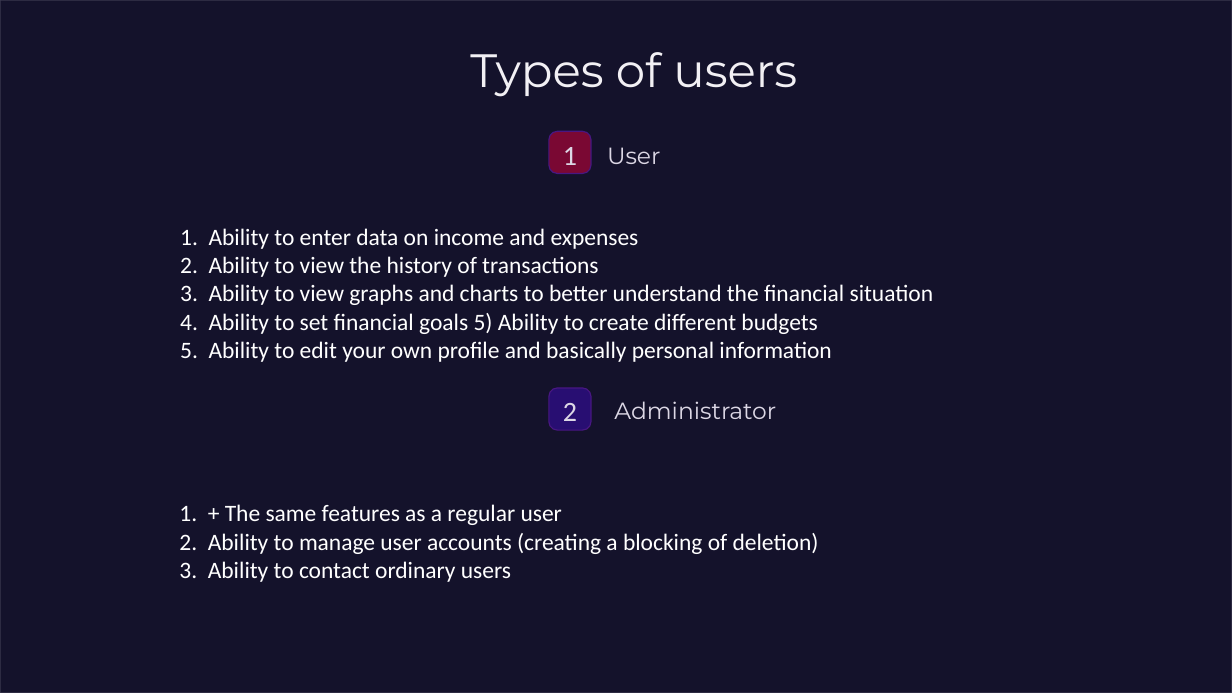
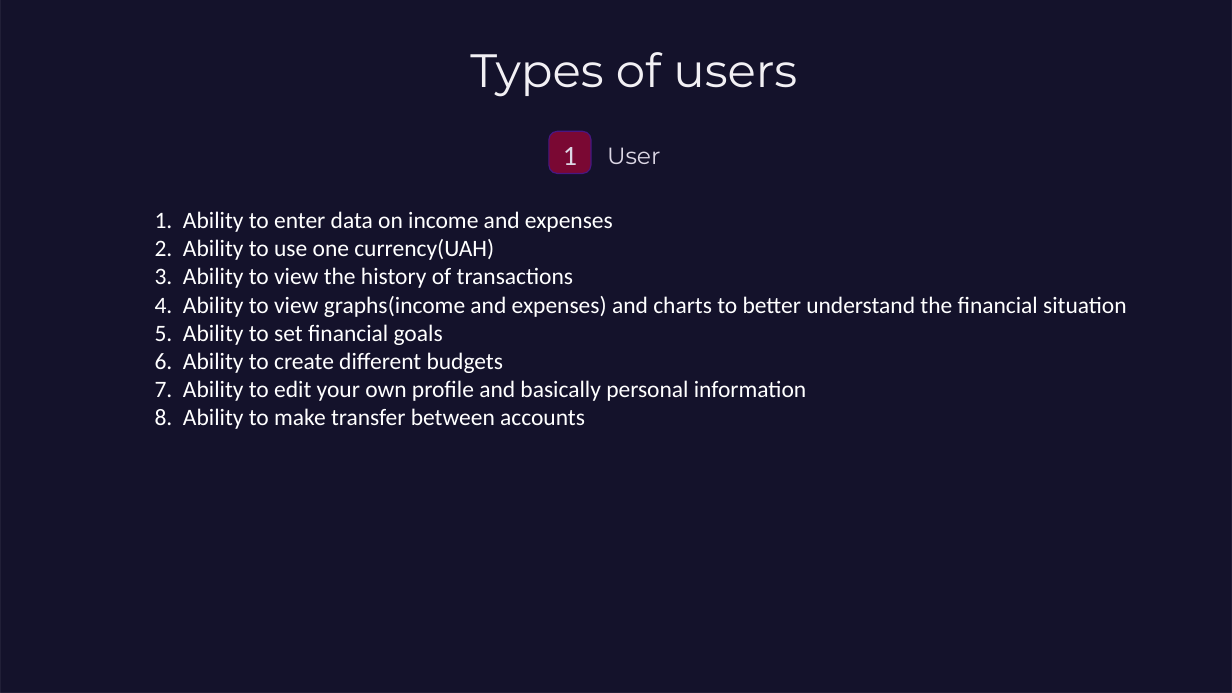
Before and after one commit to OstappMelnykk/MoneyManager, a slide deck: slide 4 of DOCUMENTS/Presentation.pptx. Drawn at 1232x693 pixels with LibreOffice and Linux fonts; fonts in the diff are those of the drawing; background and template pictures are left out; a plain dark background stands for a picture behind light text. Boxes give left, top, right and bottom in pixels: in the first picture for what was removed or moved away, otherwise in the second. Text is boxed around its words. In the diff, an @@ line names an element or a change of style, - is before the commit and + after.

Commit message:
update presentation

```diff
--- a/DOCUMENTS/Presentation.pptx
+++ b/DOCUMENTS/Presentation.pptx
@@ rectangle at [0,0,1232,693]: outline #FFFFFF 1.09 pt to #FFFFFF 0.79 pt @@
@@ text "1. Ability to enter data ...": place and size @@
-text "1. Ability to enter data ..." at [180,228,934,362]
+text "1. Ability to enter data ..." at [155,211,1127,429]
@@ text at [155,239,1127,429]: text changed @@
-2. Ability to view the history of transactions
-3. Ability to view graphs and charts to better understand the financial situation
-4. Ability to set financial goals 5) Ability to create different budgets
-5. Ability to edit your own profile and basically personal information
+2. Ability to use one currency(UAH)
+3. Ability to view the history of transactions
+4. Ability to view graphs(income and expenses) and charts to better understand the financial situation
+5. Ability to set financial goals
+6. Ability to create different budgets
+7. Ability to edit your own profile and basically personal information
+8. Ability to make transfer between accounts
@@ rounded rectangle removed at [549,388,591,430] @@
@@ text removed at [563,403,577,421] @@
-2
@@ text removed at [614,401,776,419] @@
-Administrator
@@ text removed at [179,504,819,582] @@
-1. + The same features as a regular user
-2. Ability to manage user accounts (creating a blocking of deletion)
-3. Ability to contact ordinary users
```
Also in this commit, not shown: 1 other slide changed, 2 slides added.
